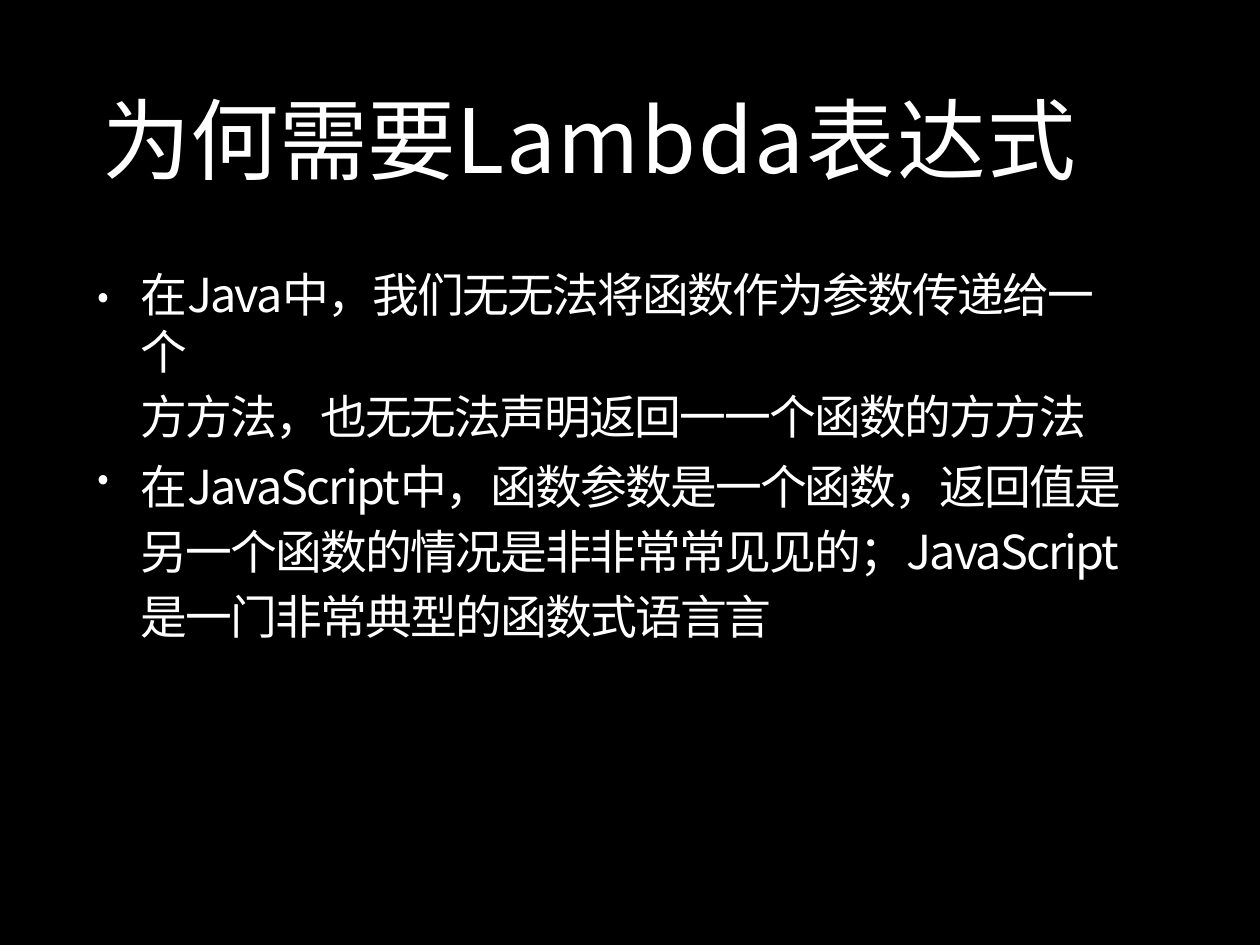
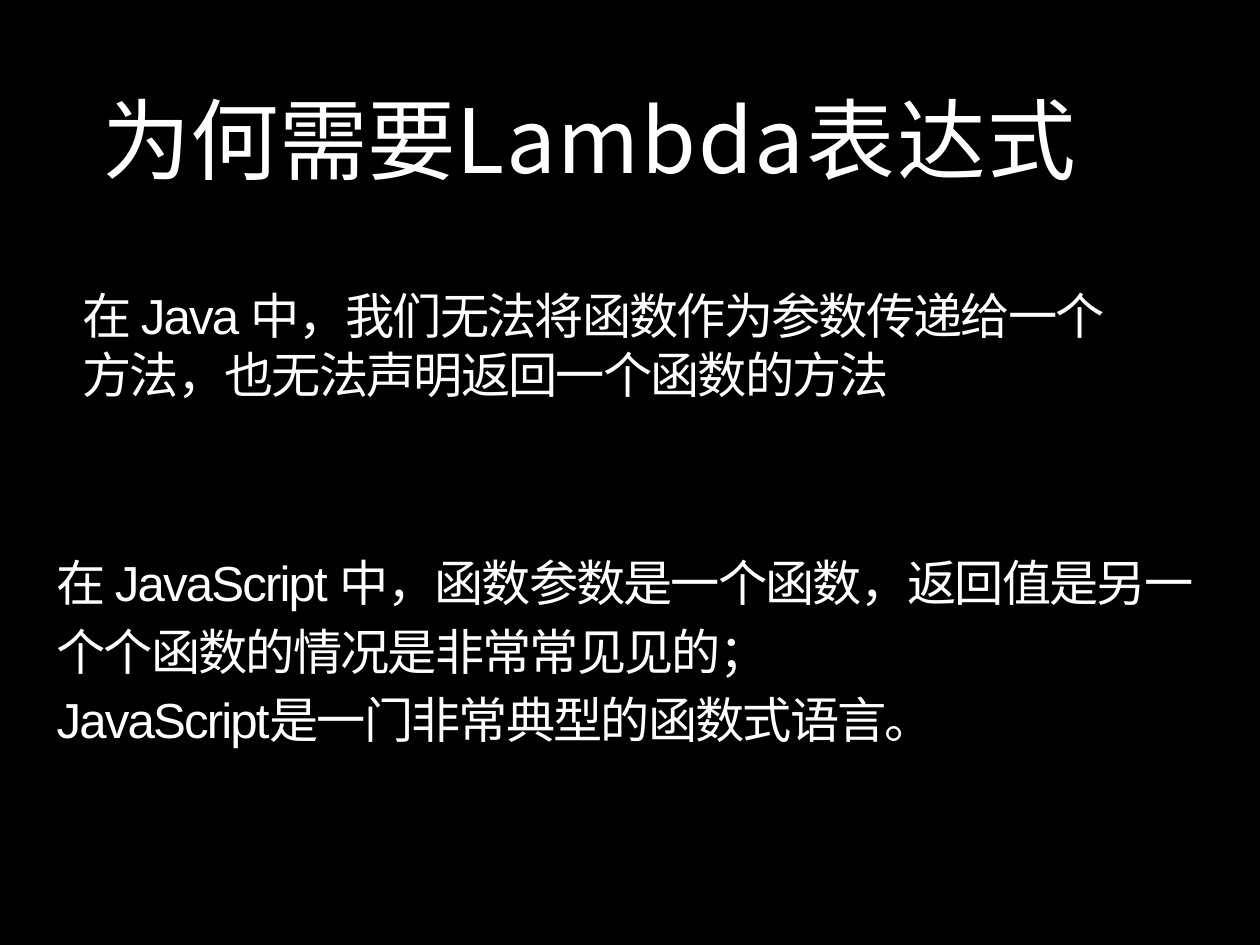
Before and after one commit to ProSayJ/springbootstudy, a slide deck: slide 3 of doc/ppt/读书笔记/Java 8深入剖析与实战.pptx. Drawn at 1260x945 pixels with LibreOffice and Linux fonts; fonts in the diff are those of the drawing. Boxes give left, top, right and bottom in pixels: in the first picture for what was removed or moved away, otherwise in the second. Text is boxed around its words. In the diff, an @@ line names an element or a change of style, - is before the commit and + after.

```diff
--- a/doc/ppt/读书笔记/Java 8深入剖析与实战.pptx
+++ b/doc/ppt/读书笔记/Java 8深入剖析与实战.pptx
@@ text at (83, 292, 1105, 398): text changed; size 38 to 40 pt; font Noto Sans CJK JP to Arial @@
-在Java中，我们⽆无法将函数作为参数传递给⼀个
-⽅方法，也⽆无法声明返回⼀一个函数的⽅方法
+在 Java 中，我们无法将函数作为参数传递给一个方法，也无法声明返回一个函数的方法
@@ text removed at (96, 273, 116, 315) @@
-•
@@ text removed at (96, 455, 116, 498) @@
-•
@@ text at (57, 559, 1194, 748): text changed; size 38 to 40 pt; font Noto Sans CJK JP to Arial @@
-在JavaScript中，函数参数是⼀个函数，返回值是 另⼀个函数的情况是⾮非常常⻅见的；JavaScript是⼀⻔⾮常典型的函数式语⾔言
+在 JavaScript 中，函数参数是⼀个函数，返回值是另一个个函数的情况是非常常⻅见的；
+JavaScript是一门非常典型的函数式语言。
```
Also in this commit, not shown: 2 other slides changed, 49 other files.
